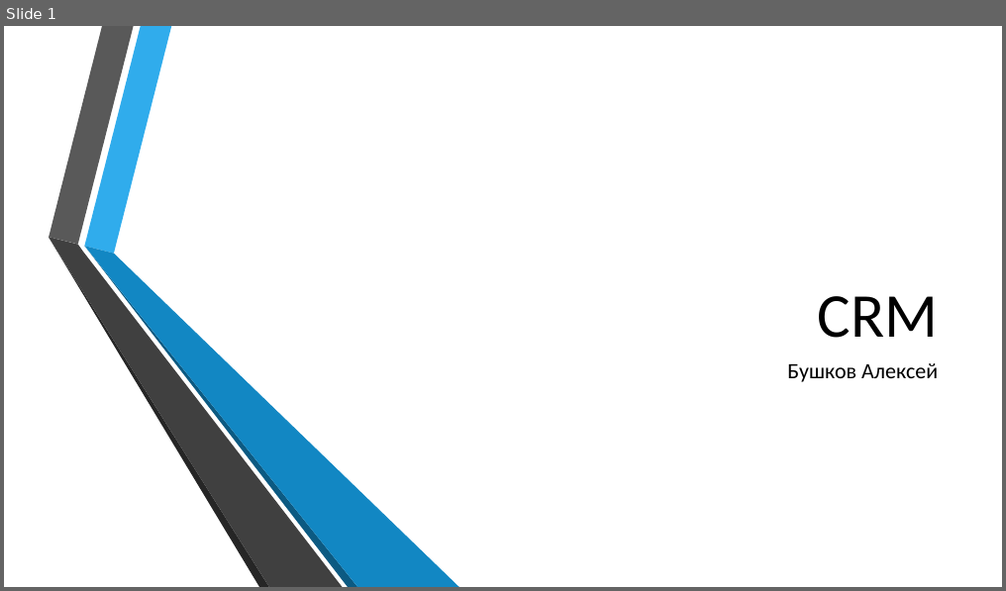
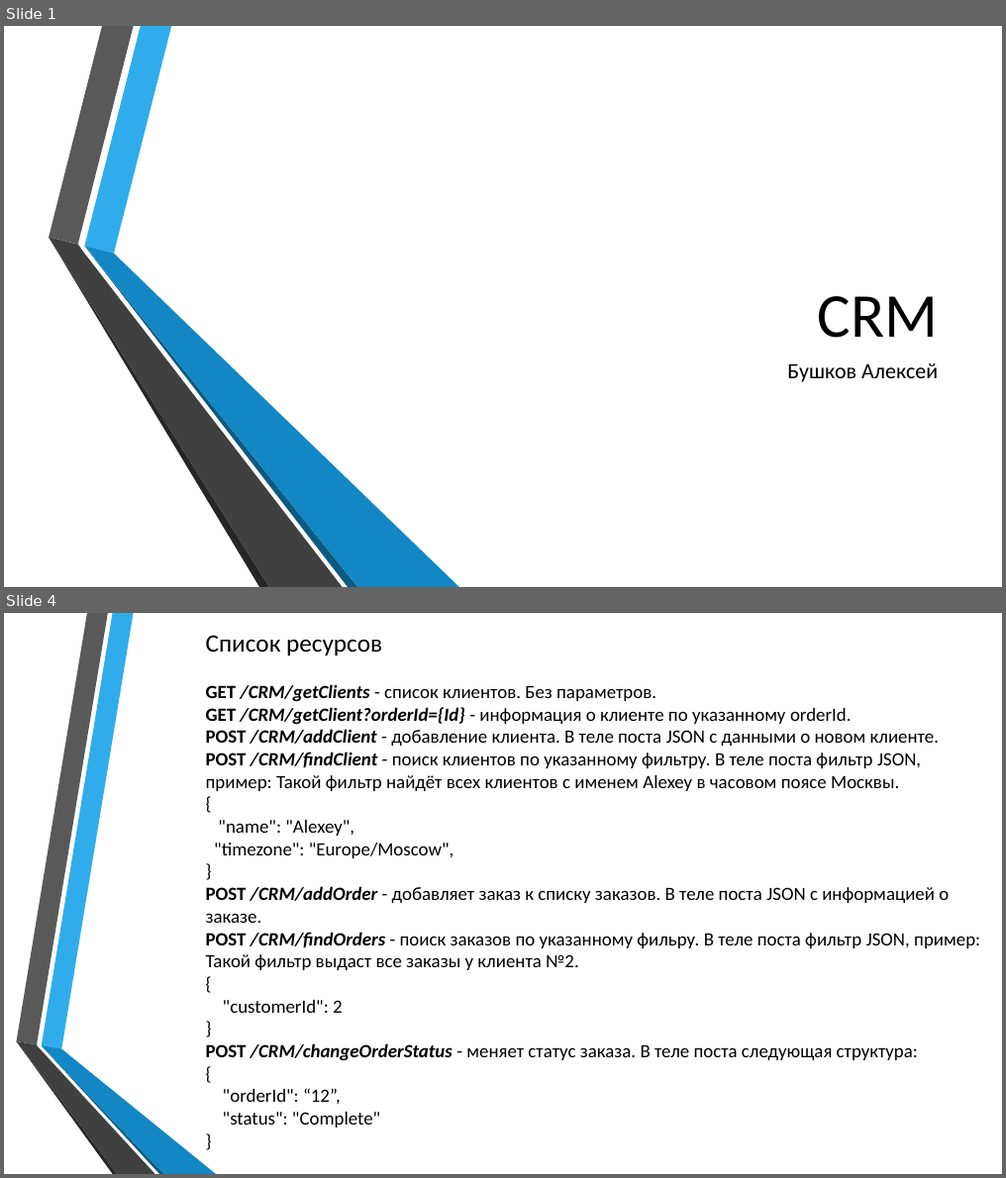
Before and after one commit to DexterIA/CRM, a slide deck: CRM.pptx. Shown one above the other, each under a label of ours: slide 1 before the commit, slides 1 and 4 after it; the slides between them are not shown. The pictures are 1006x591 and 1006x1178 pixels, drawn with LibreOffice and Linux fonts; fonts in the diff are those of the drawing; background and template pictures are left out. Boxes give left, top, right and bottom in pixels: in the first picture for what was removed or moved away, otherwise in the second. Text is boxed around its words. In the diff, an @@ line names an element or a change of style, - is before the commit and + after.

Commit message:
готова презентация и добавил проверку JSON

```diff
--- a/CRM.pptx
+++ b/CRM.pptx
@@ slide 4 added at bbox=[4, 613, 1002, 1174], background picture (left out) @@
@@ text added at bbox=[206, 635, 980, 1128], 18 pt, text #000000 @@
+Список ресурсов
+GET /CRM/getClients - список клиентов. Без параметров.
+GET /CRM/getClient?orderId={Id} - информация о клиенте по указанному orderId.
+POST /CRM/addClient - добавление клиента. В теле поста JSON с данными о новом клиенте.
+POST /CRM/findClient - поиск клиентов по указанному фильтру. В теле поста фильтр JSON, пример: Такой фильтр найдёт всех клиентов с именем Alexey в часовом поясе Москвы.
+{
+"name": "Alexey",
+"timezone": "Europe/Moscow",
+}
+POST /CRM/addOrder - добавляет заказ к списку заказов. В теле поста JSON с информацией о заказе.
+POST /CRM/findOrders - поиск заказов по указанному фильру. В теле поста фильтр JSON, пример: Такой фильтр выдаст все заказы у клиента №2.
+{
+"customerId": 2
+}
+POST /CRM/changeOrderStatus - меняет статус заказа. В теле поста следующая структура:
+{
+"orderId": “12”,
+"status": "Complete"
+}
@@ group added at bbox=[16, 613, 216, 1174]: 6 freeform shapes @@
```
Also in this commit, not shown: 1 slide changed, 2 other slides added, 2 slides removed, 1 other file.
